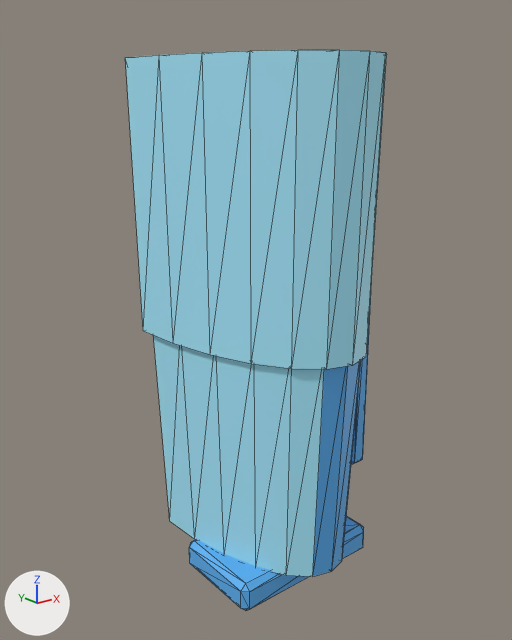
One commit to the glTF model viewer/assets/armor-parts/left_forearm/left_forearm.glb: the scene before it, then after it.
The view is the same before and after, from a camera (50 mm lens) standing at (-0.217, -0.252, 0.103) and looking at (-0.009, 0.008, -0.001). Arrows for +X, +Y and +Z are at lower left; the lights stay in place. The first picture is the older version. Mesh edges are drawn as thin lines. Vertices at exactly the same position are counted once.

Objects in the first picture: 'armor_left_forearm_v001'.
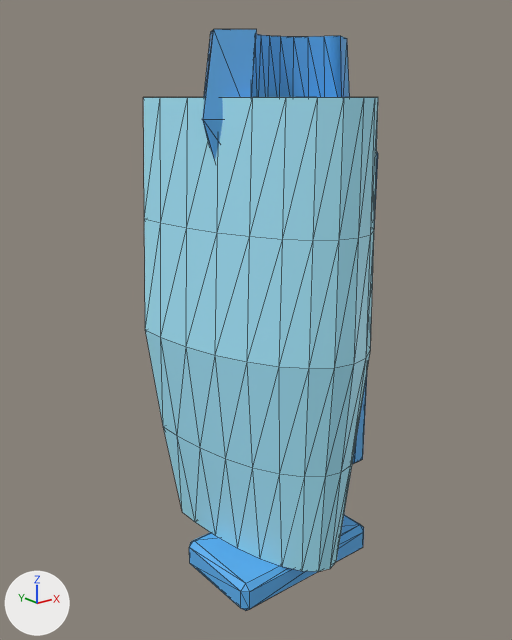
Pixel boxes [x1, y1, x2, y2] of what changed, in the pictures (512 x 640 px):
'armor_left_forearm_v001', reshaped (10% narrower)
    before: [126, 50, 387, 611]
    after: [143, 29, 378, 611]
part 1 of me_armor_left_forearm_v001, rebuilt (10% narrower, 49% taller)
    before: [126, 50, 387, 369]
    after: [143, 97, 378, 572]
part 2 of me_armor_left_forearm_v001, added (blue)
    after: [202, 29, 350, 160]
part 3 of me_armor_left_forearm_v001, deleted
    before: [153, 335, 361, 577]

Edits to the bpy script that builds the scene:
```text
Change me_armor_left_forearm_v001:
    used by ob_armor_left_forearm_v001; location = (0.0, 0.0, 0.0)
    remove me_armor_left_forearm_v001.from_pydata(...)  # 176 vertices, 332 faces; spans x -0.05..0.05, y -0.051..0.051, z -0.136..0.121
    add me_armor_left_forearm_v001.from_pydata(...)  # 308 vertices, 596 faces; spans x -0.047..0.047, y -0.05..0.05, z -0.136..0.13
    me_armor_left_forearm_v001 part 1: the loose piece of 52 vertices spanning x -0.05..0.05, y -0.051..0.051, z -0.009..0.121 is rebuilt with 170 vertices and now spans x -0.047..0.047, y -0.05..0.05, z -0.12..0.104
    me_armor_left_forearm_v001 part 2: a new loose piece of 66 vertices spanning x -0.043..0.043, y -0.011..0.031, z 0.06..0.13, in mat_armor_accent (blue #5cb0f1)
    me_armor_left_forearm_v001 part 3: the loose piece of 52 vertices spanning x -0.045..0.045, y -0.047..0.047, z -0.121..-0.001 is deleted
```
